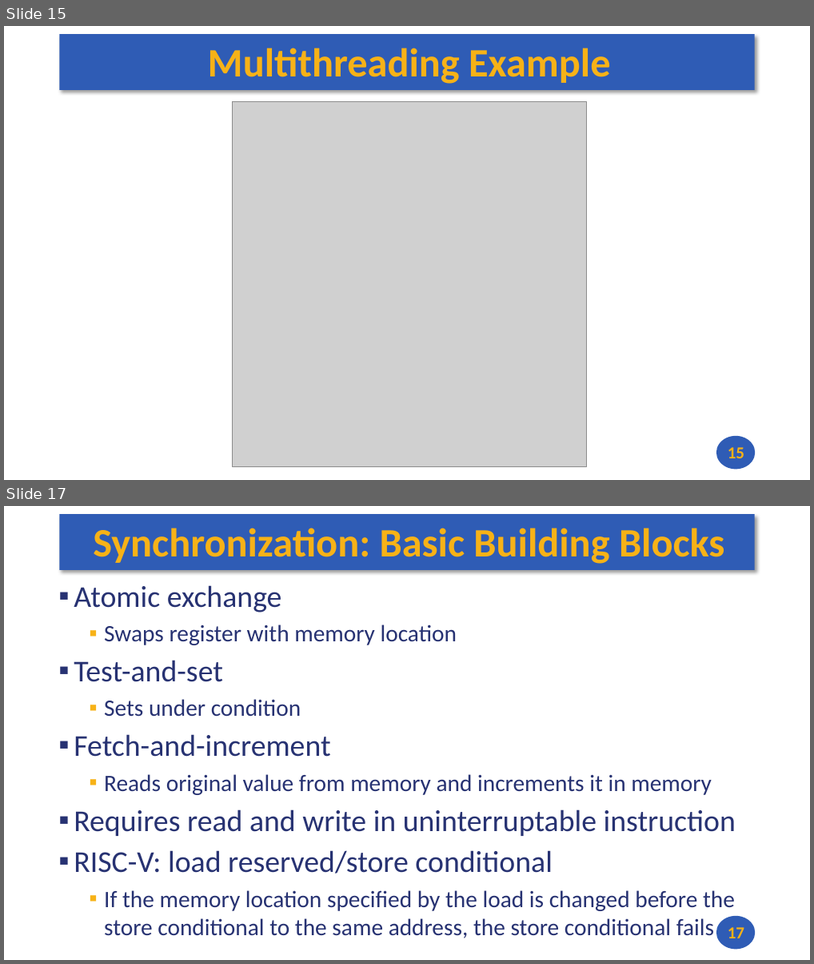
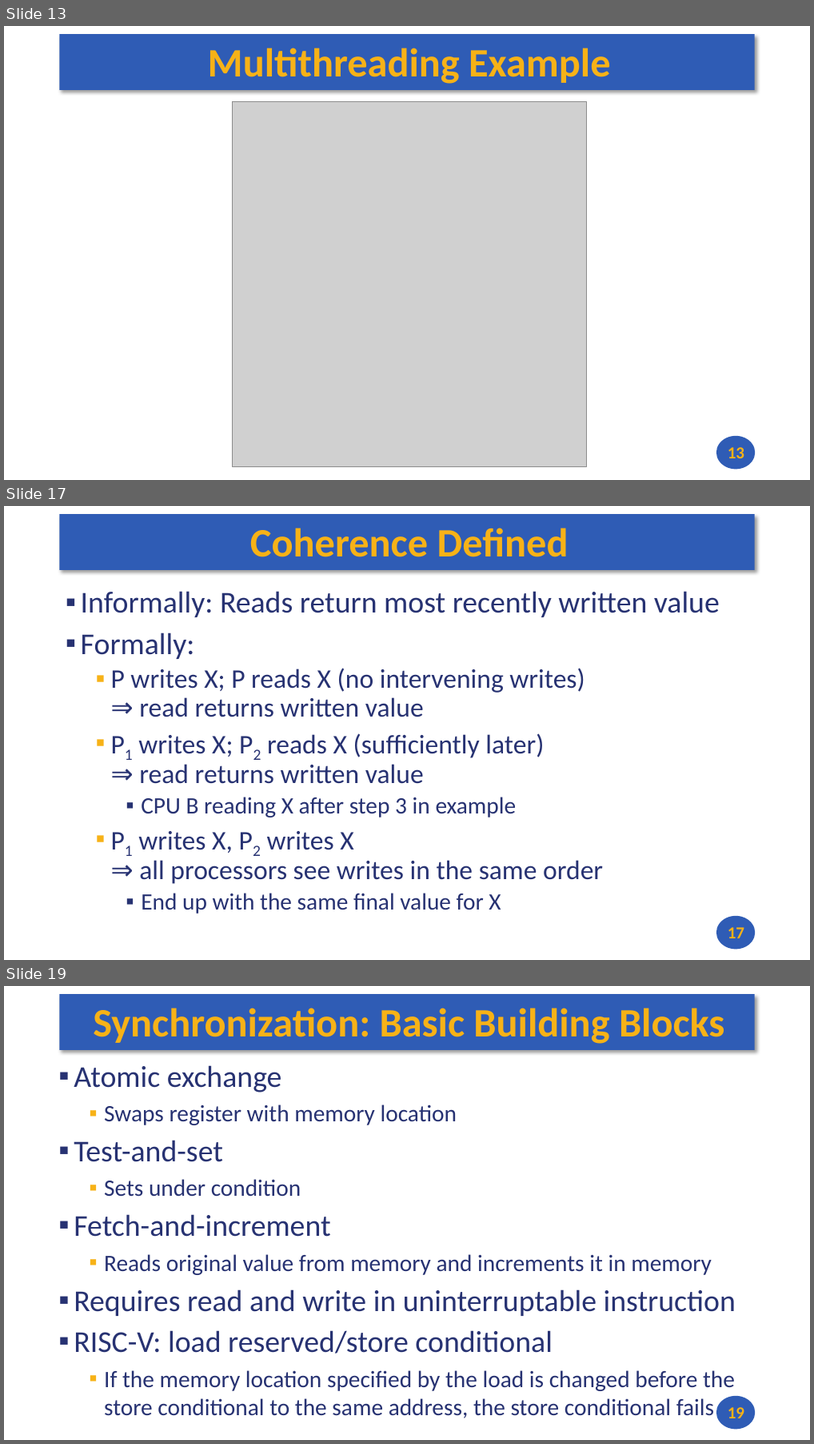
Before and after one commit to andrewt0301/hse-acos-course, a slide deck: docs/part1ca/14_TLP/CA_Lecture_14.pptx. Shown one above the other, each under a label of ours: slides 15 and 17 before the commit, slides 13, 17 and 19 after it; the slides between them are not shown. The pictures are 814x964 and 814x1444 pixels, drawn with LibreOffice and Linux fonts; fonts in the diff are those of the drawing; grey boxes stand for pictures. Boxes give left, top, right and bottom in pixels: in the first picture for what was removed or moved away, otherwise in the second. Text is boxed around its words. In the diff, an @@ line names an element or a change of style, - is before the commit and + after.

```diff
--- a/docs/part1ca/14_TLP/CA_Lecture_14.pptx
+++ b/docs/part1ca/14_TLP/CA_Lecture_14.pptx
@@ slide 17 added at (4,506,810,960), background #FFFFFF; not listed: 2 template elements that a slide beside it also shows @@
@@ title added at (250,528,569,557), 48 pt, text #F7B217, bold @@
+Coherence Defined
@@ text added at (81,591,720,913), 32 pt, text #273272 @@
+▪ Informally: Reads return most recently written value
+▪ Formally:
+  ▪ P writes X; P reads X (no intervening writes)
+    ⇒ read returns written value
+  ▪ P1 writes X; P2 reads X (sufficiently later)
+    ⇒ read returns written value
+    ▪ CPU B reading X after step 3 in example
+  ▪ P1 writes X, P2 writes X
+    ⇒ all processors see writes in the same order
+    ▪ End up with the same final value for X
@@ page number added at (728,927,745,938), 20 pt, text #F7B217, bold @@
+17
@@ what was slide 15 is now slide 13 @@
@@ page number at (728,447,745,458): text changed @@
-15
+13
@@ what was slide 17 is now slide 19 @@
@@ page number at (728,1407,745,1418): text changed @@
-17
+19
```
Also in this commit, not shown: 12 slides changed, 2 other slides added, 2 other files.
